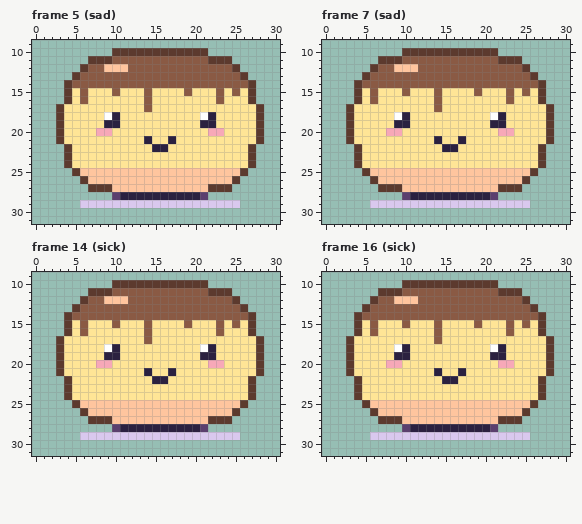
Pixel-art file, stored at art/characters/bakery/puddling.aseprite. Above is the file before it was changed.
32x32 pixels, 28 frames. Shown: frame 5 (sad): x 0..30, y 9..31; frame 7 (sad): x 0..30, y 9..31; frame 14 (sick): x 0..30, y 9..31; frame 16 (sick): x 0..30, y 9..31. The commit also changed other frames, which this record leaves out.
Once edited:
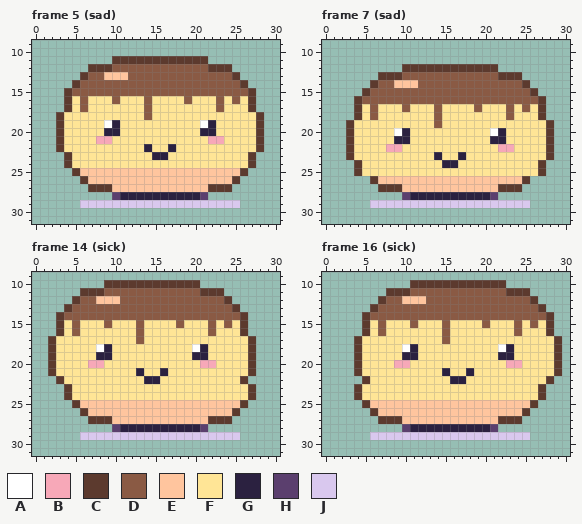
Palette (. is transparent): A #ffffff  B #f7a8b8  C #5c3a2e  D #8a5a44  E #ffc59e  F #ffe596  G #2b2140  H #5b3f6e  J #d9c8ee
Changes in this commit:
Changed rows in their new state; - is an unchanged pixel.
Frame 5 (sad), layers "face", "pet":
first column x 3:
10 -------............-------
11 ----...CCCCCCCCCCCC...----
12 ---.CCCDD----------CCC.---
13 --.C--EEE-------------C.--
14 -.C--------------------C.-
15 --D-DDD-DDD-DDDD-DDD-D-D--
16 -------D--------D-----D---
17 .C-D----------------D---C.
18 ------FF---D------FF------
19 ------A-----------A-------
20 -----FGG----------GGF-----
21 -----BB----F--F----BB-----
22 CF---------GFFG---------FC
23 ------------GG------------
Frame 7 (sad), layers "face", "pet":
first column x 3:
10 -------............-------
11 ----..................----
12 ---....CCCCCCCCCCCC....---
13 --..CCC------------CCC..--
14 -..C--EEE-------------C..-
15 -.C-DDD-DDD-DDDD-DDD-D-C.-
16 --D-DDDDDDD-DDDDDDDD-DDD--
17 .C-D---D--------D---D-D-C.
18 .C-D--FF---D------FFD---C.
19 ------FF---D------FF------
20 -----FAG----------AGF-----
21 ------GG---F--F---GG------
22 CF---BB-----FF-----BB---FC
23 CF---------G--G---------FC
24 ------------GG------------
25 -CFFFFFFFFFFFFFFFFFFFFFFC-
Frame 14 (sick), layers "face", "pet":
first column x 2:
10 -------C-----------.-------
11 ----C--D-----------C--.----
12 ---CD-E--D------------C.---
13 --CD-------------------C.--
14 -CD---------------------C.-
15 -CFDF--DF--DF---DF--DFDFC.-
16 -CFDF------DF-------DF--C.-
17 CF---------DF------------C.
18 CF----AGF---------AGF----C.
19 CF----G-F---------G-F----C.
20 CF---B-F-----------B-F---C.
21 CF---------GF-GF---------C.
22 -CF---------G-F---------C.-
Frame 16 (sick), layers "face", "pet":
first column x 3:
10 -------.-----------C-------
11 ----.--C-----------D--C----
12 ---.C-D--E------------DC---
13 --.C-------------------DC--
14 -.C---------------------DC-
15 -.CFD--FD--FD---FD--FDFDFC-
16 -.CFD------FD-------FD--FC-
17 .C---------FD------------FC
18 .C----FAG---------FAG----FC
19 .C----F-G---------F-G----FC
20 .C---F-B-----------F-B---FC
21 .C---------FG-FG---------FC
22 -.C---------F-G---------FC-
Where, in picture pixels (left, top, right, bottom), the same in both pictures:
changed: (56, 48, 264, 160)
changed: (346, 48, 554, 176)
changed: (48, 280, 264, 384)
changed: (346, 280, 562, 384)
